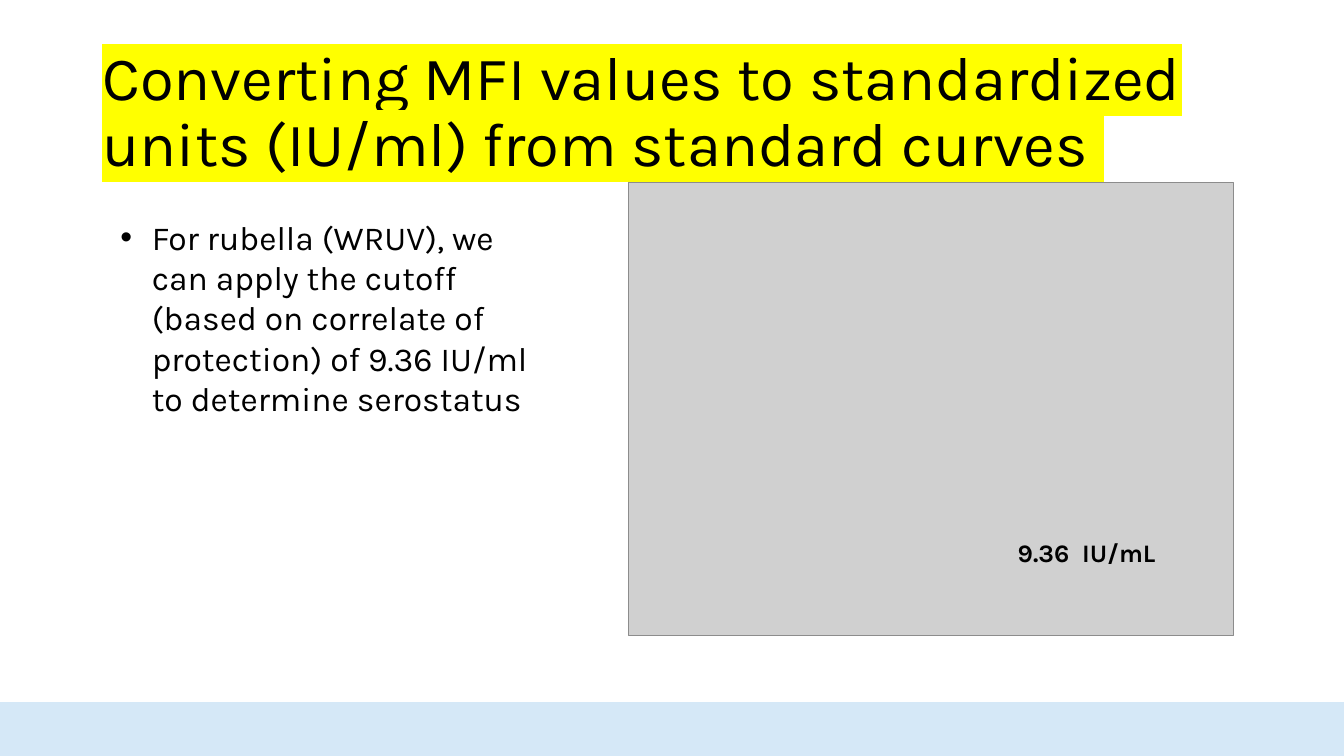
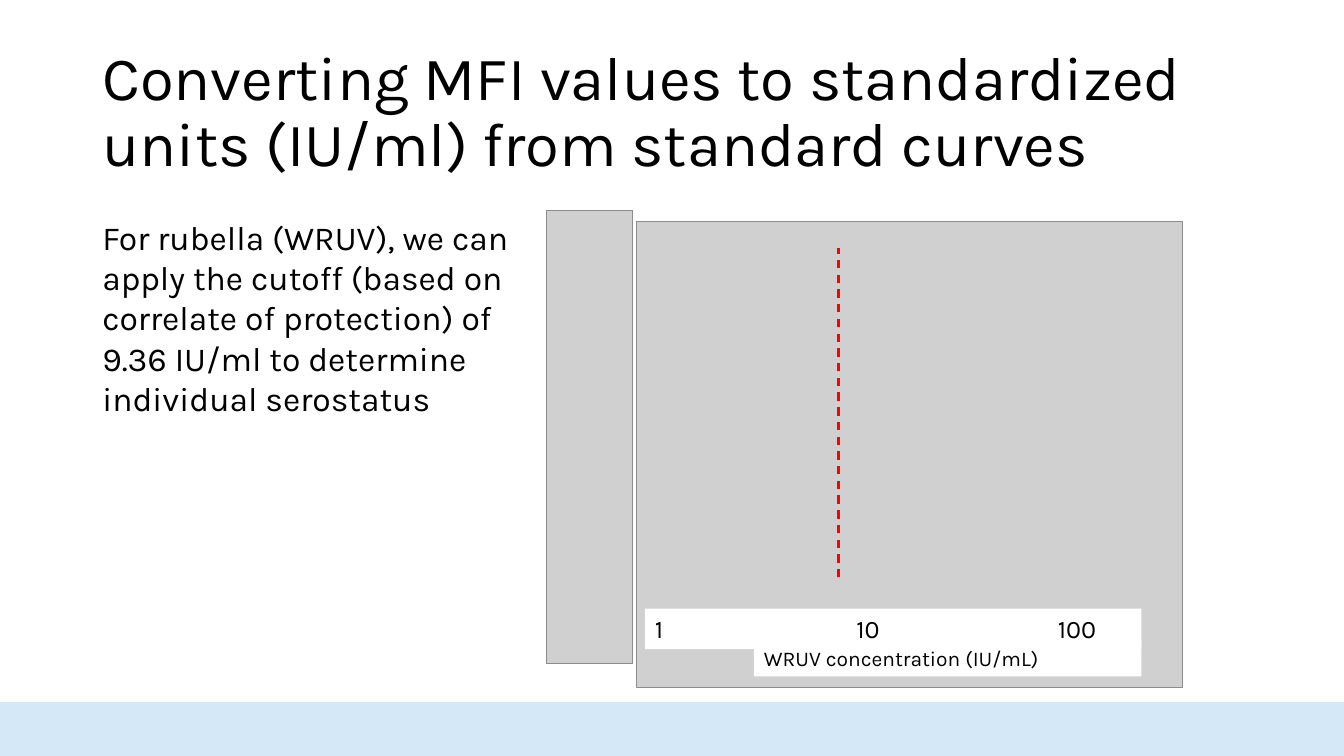
Before and after one commit to HopkinsIDD/seroanalytics_workshop, a slide deck: slide 13 of Lecture 3/Lecture 3 draft v2.pptx. Drawn at 1344x756 pixels with LibreOffice and Linux fonts; fonts in the diff are those of the drawing; grey boxes stand for pictures; background and template pictures are left out. Boxes give left, top, right and bottom in pixels: in the first picture for what was removed or moved away, otherwise in the second. Text is boxed around its words. In the diff, an @@ line names an element or a change of style, - is before the commit and + after.

```diff
--- a/Lecture 3/Lecture 3 draft v2.pptx
+++ b/Lecture 3/Lecture 3 draft v2.pptx
@@ title "Converting MFI values to standardized ..." at [102,57,1180,173]: highlight #FFFF00 to none @@
@@ text at [102,225,508,412]: text changed @@
-• For rubella (WRUV), we can apply the cutoff (based on correlate of protection) of 9.36 IU/ml to determine serostatus
+For rubella (WRUV), we can apply the cutoff (based on correlate of protection) of 9.36 IU/ml to determine individual serostatus
@@ picture: place and size @@
-picture at [629,182,1234,636]
+picture at [546,211,632,664]
@@ picture added at [637,222,1183,689] @@
@@ line added from (839, 578) to (839, 248), #FF0000 1.5 pt dashed @@
@@ text removed at [1018,543,1155,564] @@
-9.36 IU/mL
@@ rectangle added at [645,609,1142,649], fill #FFFFFF, 18 pt, text #000000 @@
+1 10 100
@@ rectangle added at [754,641,1141,677], fill #FFFFFF, 15 pt, text #000000 @@
+WRUV concentration (IU/mL)
```
Also in this commit, not shown: 23 other slides changed, 1 slide added, 2 other files.
